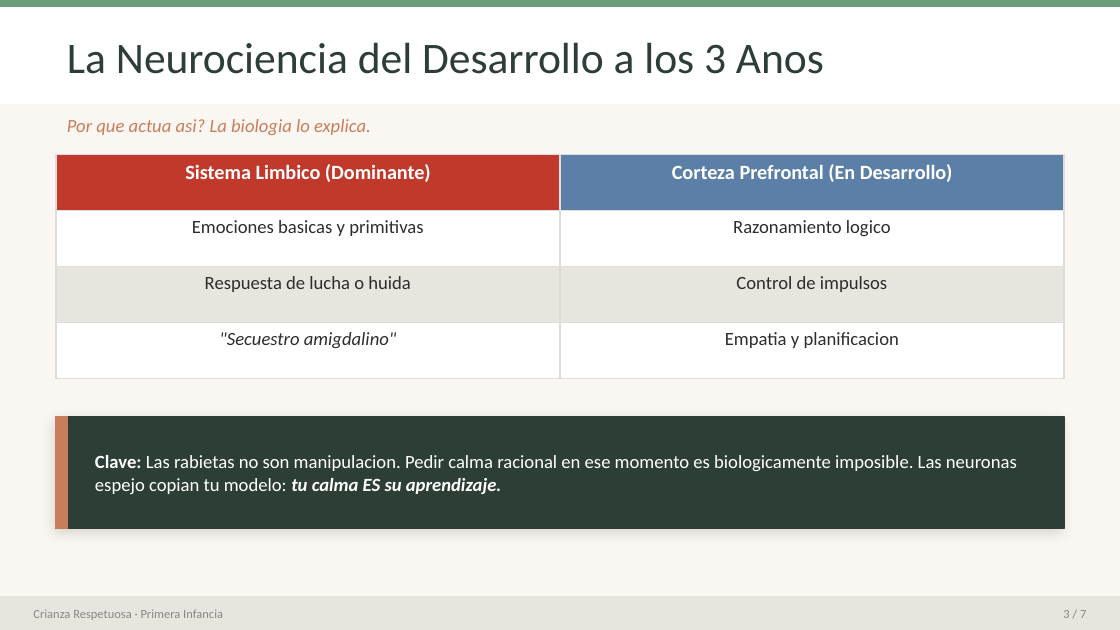
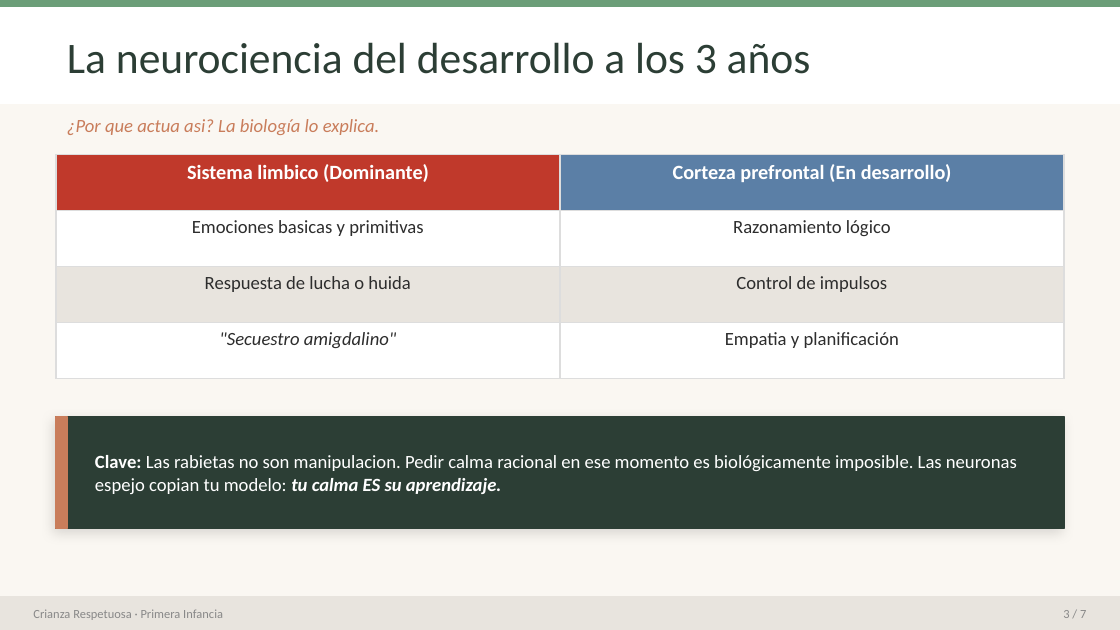
Before and after one commit to jceballos29/paola-poli, a slide deck: slide 3 of CrianzaRespetuosa.pptx. Drawn at 1120x630 pixels with LibreOffice and Linux fonts; fonts in the diff are those of the drawing. Boxes give left, top, right and bottom in pixels: in the first picture for what was removed or moved away, otherwise in the second. Text is boxed around its words. In the diff, an @@ line names an element or a change of style, - is before the commit and + after.

```diff
--- a/CrianzaRespetuosa.pptx
+++ b/CrianzaRespetuosa.pptx
@@ text at <box>67,42,811,74</box>: text changed @@
-La Neurociencia del Desarrollo a los 3 Anos
+La neurociencia del desarrollo a los 3 años
@@ text at <box>67,119,380,135</box>: text changed @@
-Por que actua asi? La biologia lo explica.
+¿Por que actua asi? La biología lo explica.
@@ table at <box>56,155,1064,379</box> @@
-row 1, column 1: Sistema Limbico (Dominante)
+row 1, column 1: Sistema limbico (Dominante)
-row 1, column 2: Corteza Prefrontal (En Desarrollo)
+row 1, column 2: Corteza prefrontal (En desarrollo)
-row 2, column 2: Razonamiento logico
+row 2, column 2: Razonamiento lógico
-row 4, column 2: Empatia y planificacion
+row 4, column 2: Empatia y planificación
@@ text at <box>95,455,1017,494</box>: text changed @@
-Clave: Las rabietas no son manipulacion. Pedir calma racional en ese momento es biologicamente imposible. Las neuronas espejo copian tu modelo: tu calma ES su aprendizaje.
+Clave: Las rabietas no son manipulacion. Pedir calma racional en ese momento es biológicamente imposible. Las neuronas espejo copian tu modelo: tu calma ES su aprendizaje.
```
Also in this commit, not shown: 5 other slides changed, 1 other file.
